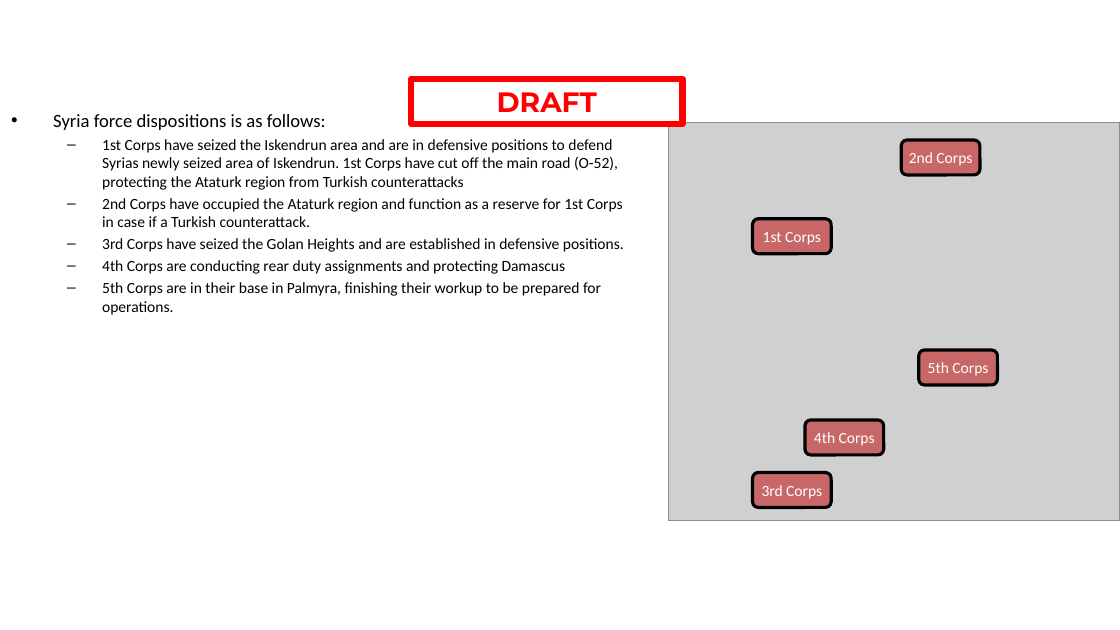
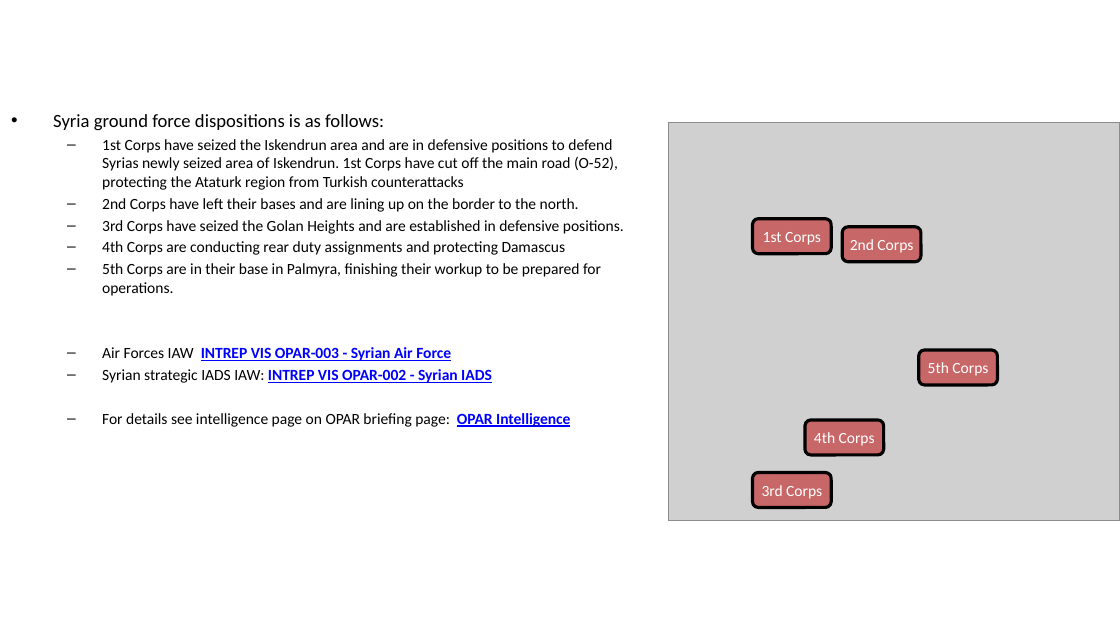
Before and after one commit to 132nd-vWing/OPAR-Brief, a slide deck: slide 6 of UNDER DEVELOPMENT/132nd OP ACTIVE RESOLVE Introduction Brief.pptx (slide 7 before the commit). Drawn at 1120x630 pixels with LibreOffice and Linux fonts; fonts in the diff are those of the drawing; grey boxes stand for pictures; background and template pictures are left out. Boxes give left, top, right and bottom in pixels: in the first picture for what was removed or moved away, otherwise in the second. Text is boxed around its words. In the diff, an @@ line names an element or a change of style, - is before the commit and + after.

Commit message:
chg: Added first version of OPAR Introduction brief

```diff
--- a/UNDER DEVELOPMENT/132nd OP ACTIVE RESOLVE Introduction Brief.pptx
+++ b/UNDER DEVELOPMENT/132nd OP ACTIVE RESOLVE Introduction Brief.pptx
@@ rectangle removed at (x1=411, y1=78, x2=682, y2=123) @@
-DRAFT
@@ text at (x1=53, y1=114, x2=384, y2=130): text changed @@
-• Syria force dispositions is as follows:
+• Syria ground force dispositions is as follows:
@@ text at (x1=102, y1=198, x2=579, y2=212): text changed @@
-  – 2nd Corps have occupied the Ataturk region and function as a reserve for 1st Corps in case if a Turkish counterattack.
+  – 2nd Corps have left their bases and are lining up on the border to the north.
@@ rounded rectangle "2nd Corps" moved from (x1=902, y1=140, x2=980, y2=175) to (x1=842, y1=227, x2=921, y2=262) @@
@@ text at (x1=102, y1=347, x2=570, y2=427): paragraphs added @@
+  – Air Forces IAW INTREP VIS OPAR-003 - Syrian Air Force
+  – Syrian strategic IADS IAW: INTREP VIS OPAR-002 - Syrian IADS
+  – For details see intelligence page on OPAR briefing page: OPAR Intelligence
```
Also in this commit, not shown: 18 other slides changed, 4 slides removed, 1 other file.
